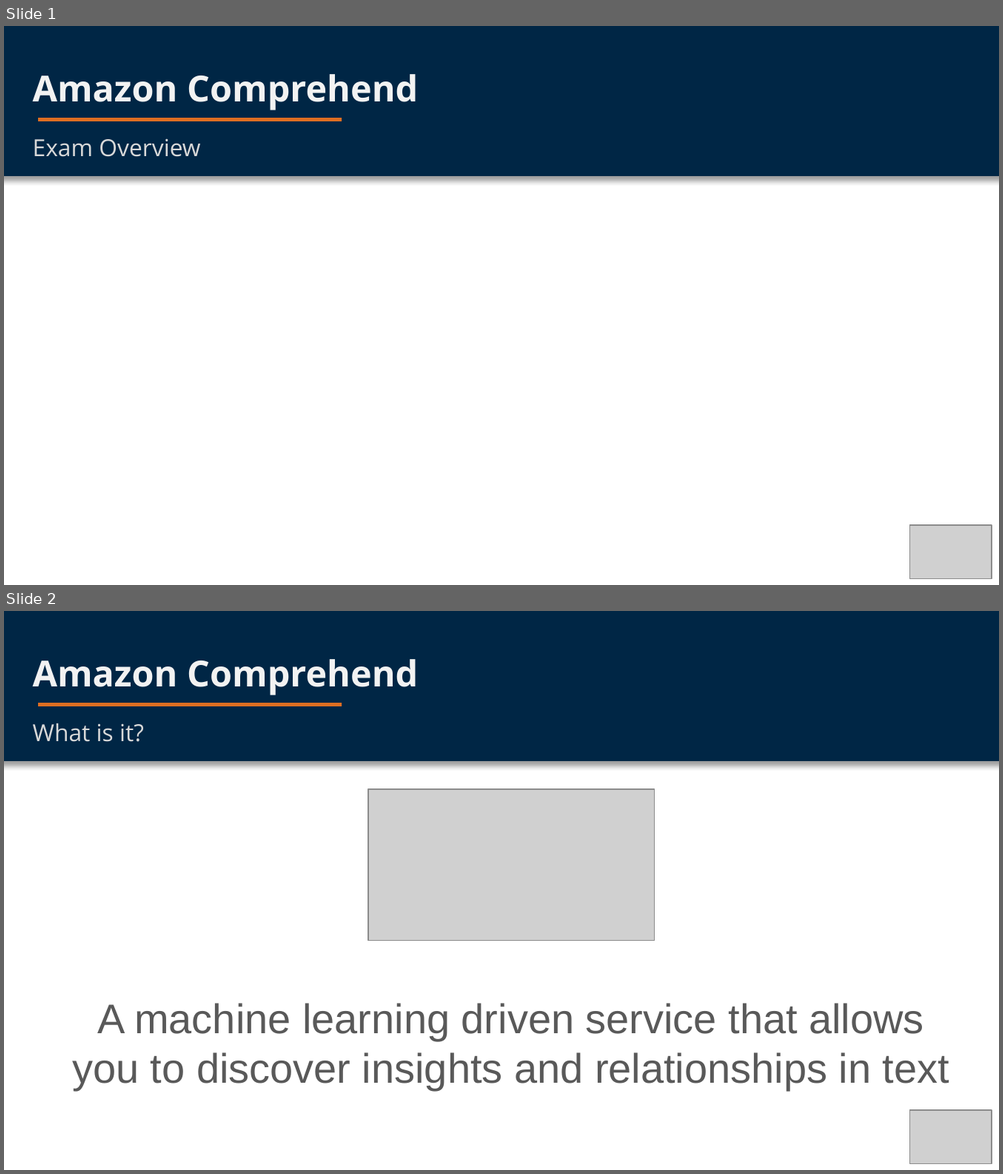
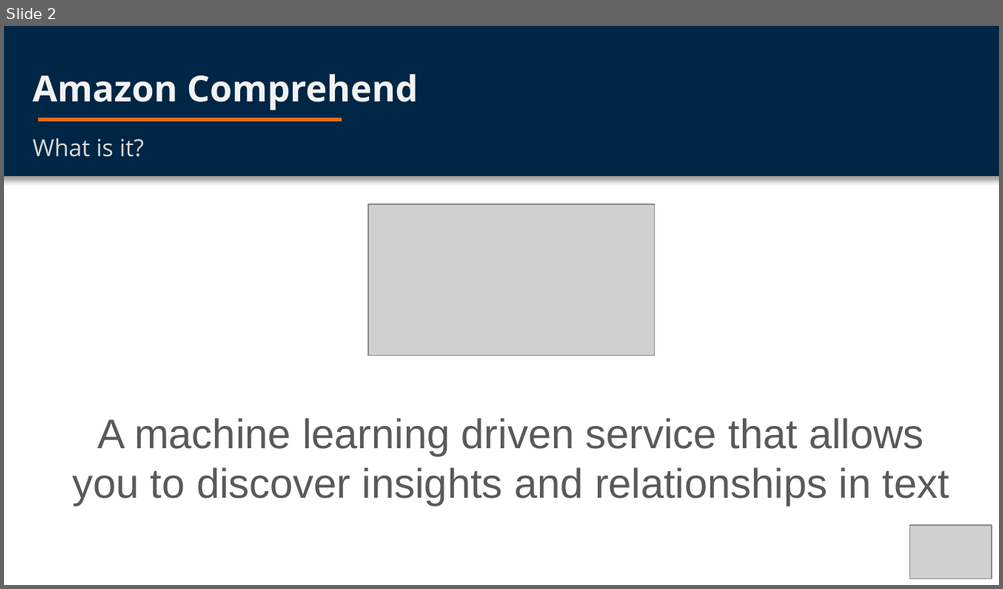
Before and after one commit to vbloise3/awsCert, a slide deck: public/Exam Notes/Comprehend Video Deck.pptx. Shown one above the other, each under a label of ours: slides 1 and 2 before the commit, slide 2 after it. The pictures are 1003x1174 and 1003x589 pixels, drawn with LibreOffice and Linux fonts; fonts in the diff are those of the drawing; grey boxes stand for pictures. Boxes give left, top, right and bottom in pixels: in the first picture for what was removed or moved away, otherwise in the second. Text is boxed around its words. In the diff, an @@ line names an element or a change of style, - is before the commit and + after.

Commit message:
updated Comprehend deck for WL vidoe submission

```diff
--- a/public/Exam Notes/Comprehend Video Deck.pptx
+++ b/public/Exam Notes/Comprehend Video Deck.pptx
@@ slide 1 removed at (4, 26, 999, 585), background #FFFFFF @@
@@ rectangle removed at (4, 26, 999, 176) @@
@@ text removed at (33, 74, 418, 110) @@
-Amazon Comprehend
@@ rectangle removed at (38, 118, 341, 121) @@
@@ text removed at (33, 138, 200, 157) @@
-Exam Overview
@@ picture removed at (909, 526, 990, 579) @@
```
Also in this commit, not shown: 2 slides changed, 1 slide added, 1 other slide removed.
